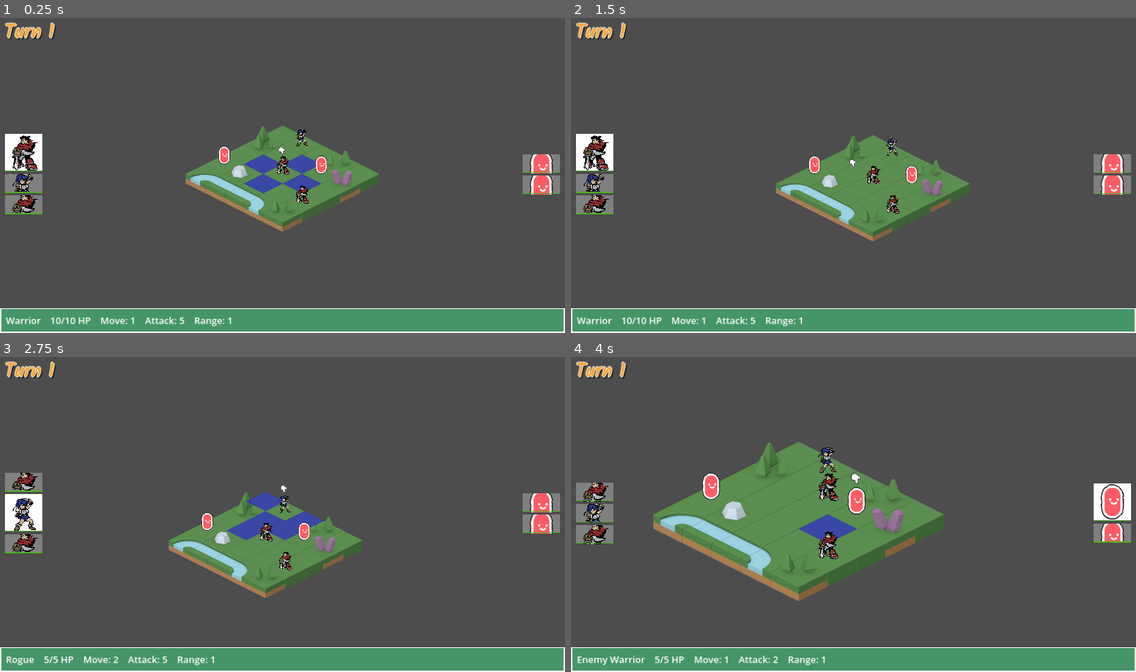
Above: before the commit, frames 1-4 (two rows, left to right).
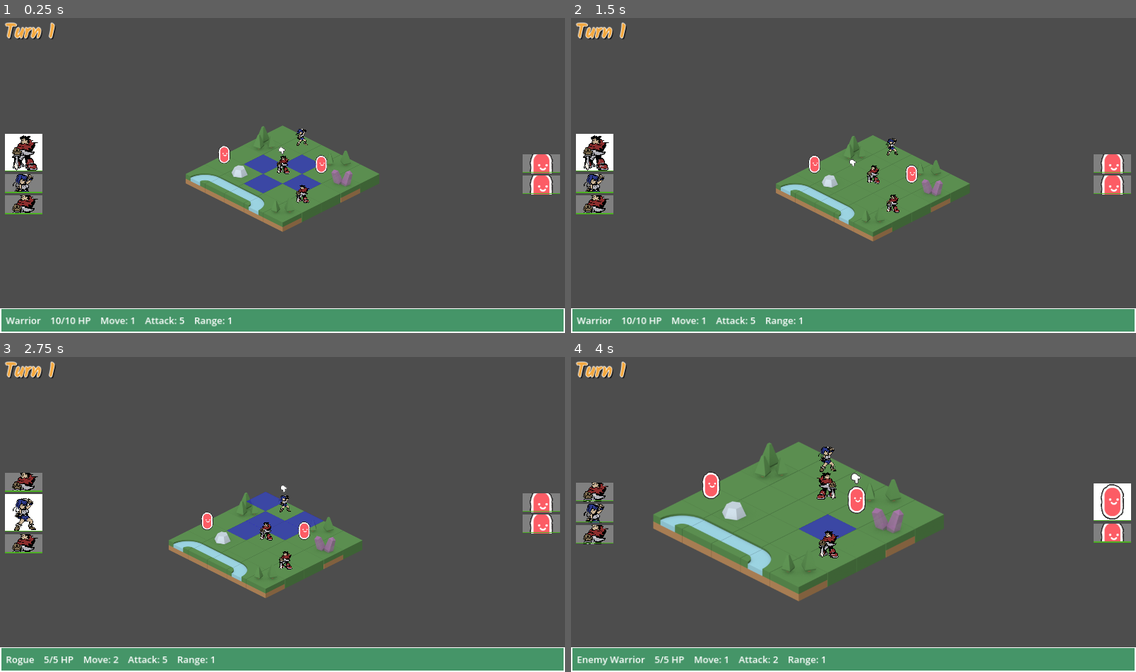
Above: after the commit, the same moments.

Repository: CreatedBySeb/godot-test
Game: Godot game, scene res://scenes/game.tscn
Same seed, same stepped clock (60 frames per second), same inputs: the game is played once before the commit and once after it.
Inputs (mouse positions are in pixels of both pictures, inside the frame that each line leads up to):
- Up to frame 1 (0.25 s): no input
- Up to frame 2 (1.5 s): tap Enter at 0.5 s; move the mouse to (825, 238) at 0.52 s; hold Up (cursor_up) from 0.53 s (still down); click (825, 238) at 0.6 s; move the mouse to (1023, 222) at 1.27 s; click (1023, 222) at 1.35 s
- Up to frame 3 (2.75 s): tap Space at 2 s; move the mouse to (113, 464) at 2.02 s; release Up (cursor_up) at 2.03 s; hold Left (cursor_left) from 2.03 s (still down); tap E (select_next_unit) at 2.1 s; click (113, 464) at 2.3 s
- Up to frame 4 (4 s): move the mouse to (881, 514) at 2.77 s; tap Q (select_prev_unit) at 2.85 s; click (881, 514) at 3.05 s; move the mouse to (768, 432) at 3.52 s; release Left (cursor_left) at 3.53 s; hold Down (cursor_down) from 3.53 s (still down); tap Mouse wheel up (zoom_in) at 3.6 s; click (768, 432) at 3.8 s

The runs differ from the first frame. In frame 1, 0.2% of the frame differs, in the area x 38-58%, y 35-59%; in frame 2, 0.2%; in frame 3, 0.2%; in frame 4, 0.6%, in the area x 23-53%, y 28-65%.

Commit message:
Add animation and sprite flipping to units

Diff:
--- a/scenes/unit.tscn
+++ b/scenes/unit.tscn
@@ -8,12 +8,101 @@
 radius = 20.0
 height = 60.0
 
+[sub_resource type="Animation" id="Animation_d35kx"]
+length = 0.001
+step = 0.25
+tracks/0/type = "value"
+tracks/0/imported = false
+tracks/0/enabled = true
+tracks/0/path = NodePath("Sprite2D:position")
+tracks/0/interp = 1
+tracks/0/loop_wrap = true
+tracks/0/keys = {
+"times": PackedFloat32Array(0),
+"transitions": PackedFloat32Array(1),
+"update": 0,
+"values": [Vector2(0, -32)]
+}
+
+[sub_resource type="Animation" id="Animation_818k2"]
+resource_name = "attack_east"
+length = 0.2
+tracks/0/type = "value"
+tracks/0/imported = false
+tracks/0/enabled = true
+tracks/0/path = NodePath("Sprite2D:position")
+tracks/0/interp = 1
+tracks/0/loop_wrap = true
+tracks/0/keys = {
+"times": PackedFloat32Array(0, 0.1, 0.2),
+"transitions": PackedFloat32Array(1, 1, 1),
+"update": 0,
+"values": [Vector2(0, -32), Vector2(16, -40), Vector2(0, -32)]
+}
+
+[sub_resource type="Animation" id="Animation_i5750"]
+resource_name = "attack_north"
+length = 0.2
+tracks/0/type = "value"
+tracks/0/imported = false
+tracks/0/enabled = true
+tracks/0/path = NodePath("Sprite2D:position")
+tracks/0/interp = 1
+tracks/0/loop_wrap = true
+tracks/0/keys = {
+"times": PackedFloat32Array(0, 0.1, 0.2),
+"transitions": PackedFloat32Array(1, 1, 1),
+"update": 0,
+"values": [Vector2(0, -32), Vector2(-16, -40), Vector2(0, -32)]
+}
+
+[sub_resource type="Animation" id="Animation_2g7af"]
+resource_name = "attack_south"
+length = 0.2
+tracks/0/type = "value"
+tracks/0/imported = false
+tracks/0/enabled = true
+tracks/0/path = NodePath("Sprite2D:position")
+tracks/0/interp = 1
+tracks/0/loop_wrap = true
+tracks/0/keys = {
+"times": PackedFloat32Array(0, 0.1, 0.2),
+"transitions": PackedFloat32Array(1, 1, 1),
+"update": 0,
+"values": [Vector2(0, -32), Vector2(16, -24), Vector2(0, -32)]
+}
+
+[sub_resource type="Animation" id="Animation_chwb0"]
+resource_name = "attack_west"
+length = 0.2
+tracks/0/type = "value"
+tracks/0/imported = false
+tracks/0/enabled = true
+tracks/0/path = NodePath("Sprite2D:position")
+tracks/0/interp = 1
+tracks/0/loop_wrap = true
+tracks/0/keys = {
+"times": PackedFloat32Array(0, 0.1, 0.2),
+"transitions": PackedFloat32Array(1, 1, 1),
+"update": 0,
+"values": [Vector2(0, -32), Vector2(-16, -24), Vector2(0, -32)]
+}
+
+[sub_resource type="AnimationLibrary" id="AnimationLibrary_mqb3j"]
+_data = {
+"RESET": SubResource("Animation_d35kx"),
+"attack_east": SubResource("Animation_818k2"),
+"attack_north": SubResource("Animation_i5750"),
+"attack_south": SubResource("Animation_2g7af"),
+"attack_west": SubResource("Animation_chwb0")
+}
+
 [node name="Unit" type="AnimatableBody2D" groups=["units"]]
 script = ExtResource("1_aph5o")
 unit_class = ExtResource("2_ahd6y")
 
 [node name="Sprite2D" type="Sprite2D" parent="."]
-position = Vector2(0, -30)
+position = Vector2(0, -32)
 scale = Vector2(0.25, 0.25)
 texture = ExtResource("3_2mfjj")
 
@@ -21,3 +110,8 @@
 position = Vector2(0, -30)
 shape = SubResource("CapsuleShape2D_120sj")
 disabled = true
+
+[node name="AnimationPlayer" type="AnimationPlayer" parent="."]
+libraries = {
+"": SubResource("AnimationLibrary_mqb3j")
+}
--- a/scripts/GameManager.gd
+++ b/scripts/GameManager.gd
@@ -269,6 +269,7 @@
 		return false
 
 	var damage = attacker.attack()
+	attacker.play_attack(attacker.location.direction_to(defender.location))
 	var dead = defender.damage(damage)
 
 	if dead:
--- a/scripts/Unit.gd
+++ b/scripts/Unit.gd
@@ -6,11 +6,19 @@
 const ACTED_COLOUR = Color(.75, .75, .75, 1)
 const READY_COLOUR = Color(1, 1, 1, 1)
 
+const ATTACK_ANIMATIONS = {
+	Vector2.UP: "attack_north",
+	Vector2.RIGHT: "attack_east",
+	Vector2.DOWN: "attack_south",
+	Vector2.LEFT: "attack_west",
+}
+
 @export var unit_class: UnitClass
 
 @onready var game: GameManager = %GameManager
 @onready var level: LevelMap = %LevelMap
 
+@onready var animation_player: AnimationPlayer = $AnimationPlayer
 @onready var sprite: Sprite2D = $Sprite2D
 
 var acted: bool = false
@@ -37,6 +45,7 @@
 
 
 func move_to_tile(tile: Vector2):
+	set_flip(location.direction_to(tile))
 	location = tile
 	position = level.map_to_global(tile)
 	moved = true
@@ -54,6 +63,14 @@
 	return unit_class.base_attack
 
 
+func play_attack(direction: Vector2):
+	if direction not in ATTACK_ANIMATIONS:
+		return
+
+	set_flip(direction)
+	animation_player.play(ATTACK_ANIMATIONS[direction])
+
+
 func damage(amount: int) -> bool:
 	health -= amount
 
@@ -63,3 +80,8 @@
 	get_parent().add_child(damage_number)
 
 	return health <= 0
+
+
+func set_flip(direction: Vector2):
+	if direction.x != -direction.y:
+		sprite.flip_h = direction.x > 0 or direction.y > 0
Not shown: 1 places in scenes/unit.tscn that only renumber resources
